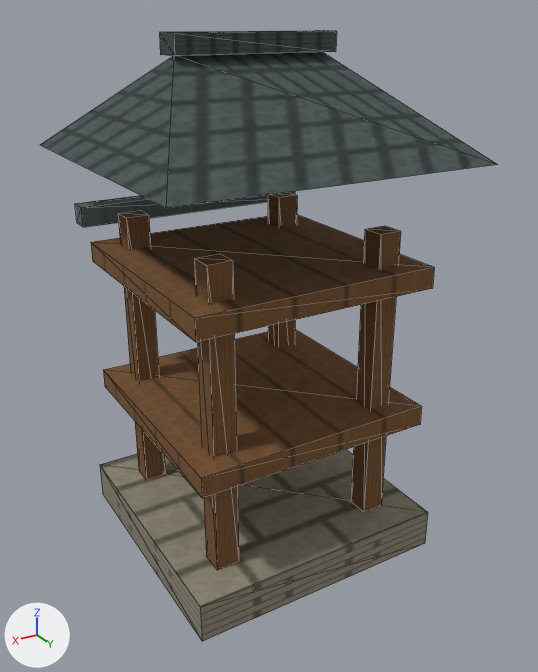
A saved change to the glTF model app/src/main/assets/3d/field/military-ARROW_TOWER-1-lod0.glb.
One viewpoint serves both versions: a 50 mm lens placed at (0.597, 1.045, 0.902), pointed at (-0.012, 0.03, 0.394). The axes (+X, +Y, +Z) are drawn at lower left. The lights are the same throughout. The picture after the commit comes second. Mesh edges are drawn as thin lines. Vertices at exactly the same position are counted once.
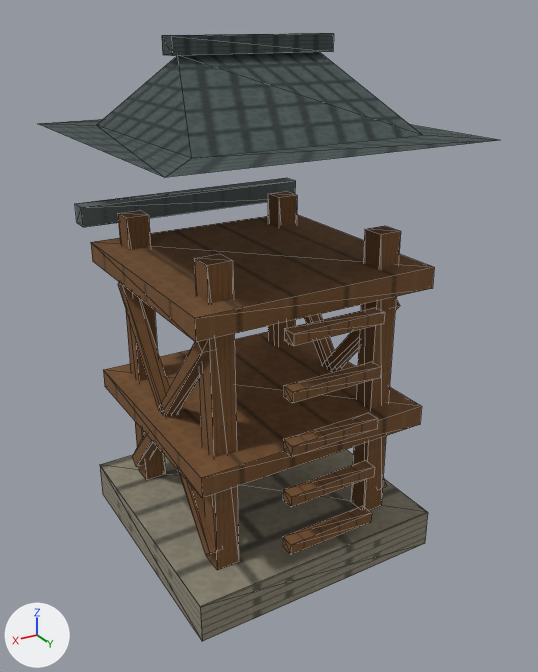
Diff of the bpy script that builds the scene:
```diff
--- a/app/src/main/assets/3d/field/military-ARROW_TOWER-1-lod0.glb.py
+++ b/app/src/main/assets/3d/field/military-ARROW_TOWER-1-lod0.glb.py
@@ me_mesh_0 @@
 # used by ob_mesh_0; location = (0.0, 0.0, 0.0)
-me_mesh_0.from_pydata(...)  # 78 vertices, 96 faces; spans x -0.265..0.265, y -0.265..0.265, z 0.0..0.88
+me_mesh_0.from_pydata(...)  # 154 vertices, 194 faces; spans x -0.265..0.265, y -0.265..0.265, z 0.0..0.876
+# me_mesh_0 part 1: the loose piece of 8 vertices spanning x -0.138..0.138, y -0.025..0.025, z 0.85..0.88 is scaled about its middle by (1, 0.68, 0.867), then moved by (0.0, 0.0, -0.002)
+# me_mesh_0 part 2: the loose piece of 8 vertices spanning x -0.17..-0.13, y 0.13..0.17, z 0.07..0.59 is copied, and the copy is scaled about its middle by (4, 0.6, 0.0346), then moved by (0.15, 0.088, -0.201); it spans x -0.08..0.08, y 0.226..0.25, z 0.12..0.138
+# me_mesh_0 part 3: the loose piece of 8 vertices spanning x -0.17..-0.13, y 0.13..0.17, z 0.07..0.59 is copied, and the copy is scaled about its middle by (4, 0.6, 0.0346), then moved by (0.15, 0.088, -0.111); it spans x -0.08..0.08, y 0.226..0.25, z 0.21..0.228
+# me_mesh_0 part 4: the loose piece of 8 vertices spanning x -0.17..-0.13, y 0.13..0.17, z 0.07..0.59 is copied, and the copy is scaled about its middle by (4, 0.6, 0.0346), then moved by (0.15, 0.088, -0.021); it spans x -0.08..0.08, y 0.226..0.25, z 0.3..0.318
+# me_mesh_0 part 5: the loose piece of 8 vertices spanning x -0.17..-0.13, y 0.13..0.17, z 0.07..0.59 is copied, and the copy is scaled about its middle by (4, 0.6, 0.0346), then moved by (0.15, 0.088, 0.069); it spans x -0.08..0.08, y 0.226..0.25, z 0.39..0.408
+# me_mesh_0 part 6: the loose piece of 8 vertices spanning x -0.17..-0.13, y 0.13..0.17, z 0.07..0.59 is copied, and the copy is scaled about its middle by (4, 0.6, 0.0346), then moved by (0.15, 0.088, 0.159); it spans x -0.08..0.08, y 0.226..0.25, z 0.48..0.498
+# me_mesh_0 part 7
+# 3 vertices are removed from x -0.265..0.265, y -0.265..0.0, z 0.7..0.85
+# 5 faces are deleted
+# 3 vertices move from x -0.265..0.265, y 0.0..0.265, z 0.7..0.85 to x -0.265..0.265, y 0.18..0.265, z 0.735..0.738
+# 23 vertices are added at x -0.265..0.265, y -0.265..0.18, z 0.092..0.85
+# 16 new vertices lie (0.023, 0.0, 0.0) away from vertices in x -0.182..0.159, y -0.169..0.169, z 0.092..0.478
+# 53 new faces join them
 me_mesh_0.materials.append(mat_material_0)
```

What differs and where, as boxes (x1, y1, x2, y2) in the pictures (538 x 672 px; the box of a moved part takes in the faces that stretch with it):
'Mesh_0', reshaped
    before: (40, 30, 498, 641)
    after: (39, 33, 498, 641)
part 1 of me_mesh_0, moved or reshaped
    before: (159, 30, 337, 56)
    after: (162, 33, 334, 56)
part 2 of me_mesh_0, added (brown)
    after: (283, 506, 372, 555)
part 3 of me_mesh_0, added (brown)
    after: (283, 461, 375, 507)
part 4 of me_mesh_0, added (brown)
    after: (283, 413, 378, 457)
part 5 of me_mesh_0, added (brown)
    after: (284, 362, 381, 403)
part 6 of me_mesh_0, added (brown)
    after: (284, 307, 385, 346)
part 7 of me_mesh_0, cut back
    before: (40, 52, 498, 208)
    after: (39, 52, 498, 555)
